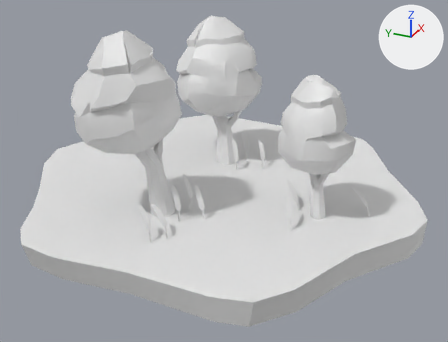
An edit to the FBX model Assets/Art/Models/Urban Region/Urban_Landscape01.fbx, drawn before and after from the same camera.
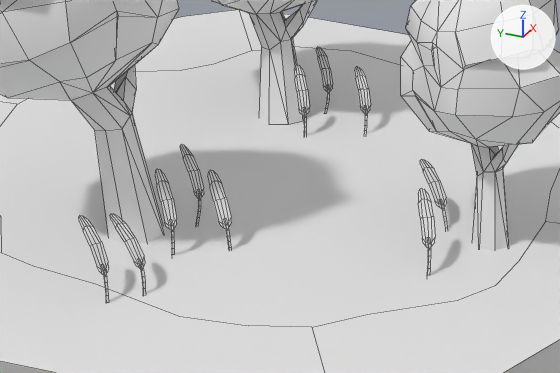
There are two pictures of each version: one whole from a camera (50 mm lens) standing at (-1.29, -0.591, 0.676) and looking at (-0.046, -0.031, 0.054), one close up on the part from 23% to 78% of the width and 32% to 80% of the height. Lighting does not change. The marker at upper right points along +X, +Y and +Z. The close-ups show mesh edges as thin lines. Materials are left out; every surface is plain grey. Where no turn or scale is listed for an object, it has been applied to the vertices.

The first close-up shows 'Urban_Landscape01'.
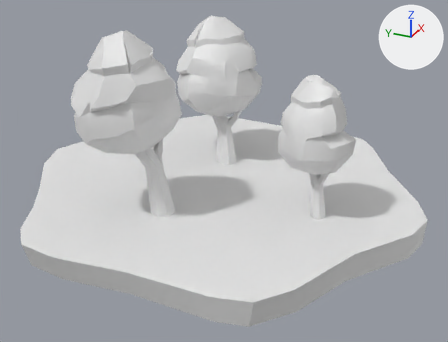
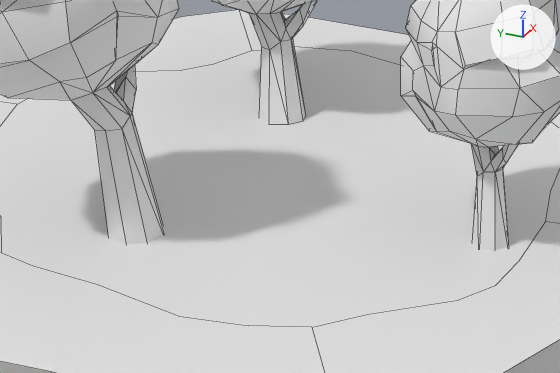
Changed parts and their boxes (x1, y1, x2, y2) in the close-ups (560 x 373 px):
part 1 of me_cylinder_467, deleted: before (79, 47, 448, 304)

The edits, one by one:
me_cylinder_467 is used by ob_urban_landscape01; location (0.0, 0.0, 0.0).
me_cylinder_467 had 1143 vertices, 1130 faces and spanned x -0.461..0.459, y -0.506..0.511, z -0.063..0.412.
me_cylinder_467 now has 538 vertices, 657 faces and spans x -0.461..0.459, y -0.506..0.511, z -0.063..0.412.
me_cylinder_467 part 1: 22 loose pieces with 605 vertices, spanning x -0.337..0.192, y -0.393..0.053, z -0.028..0.075, are deleted.
